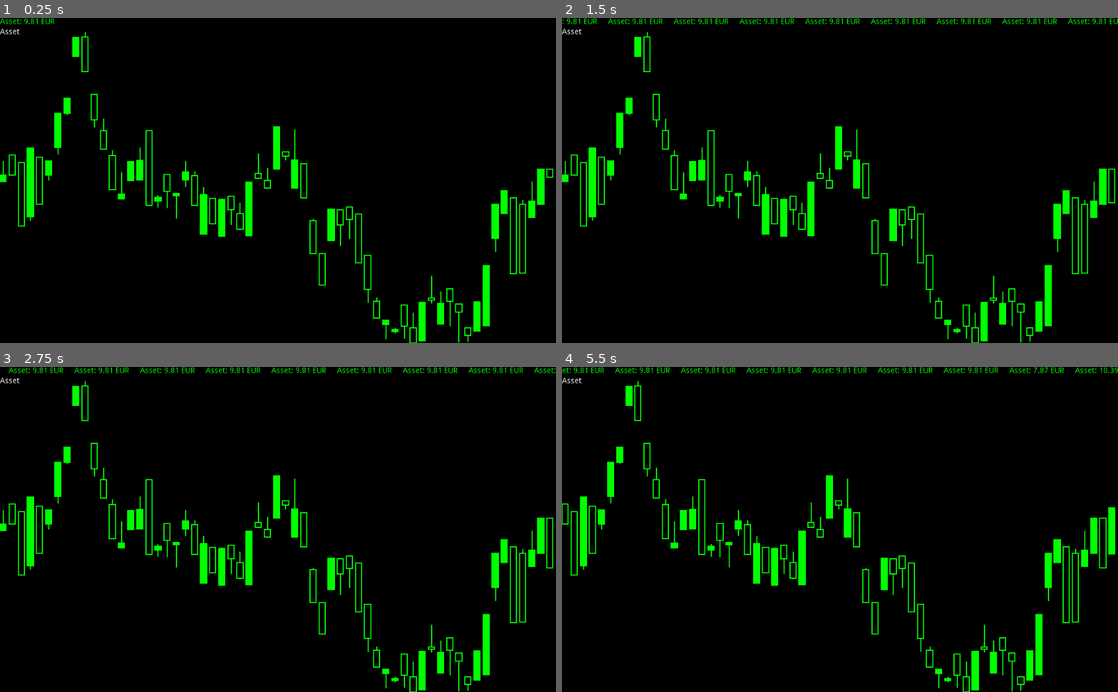
Above: before the commit, frames 1-4 (two rows, left to right).
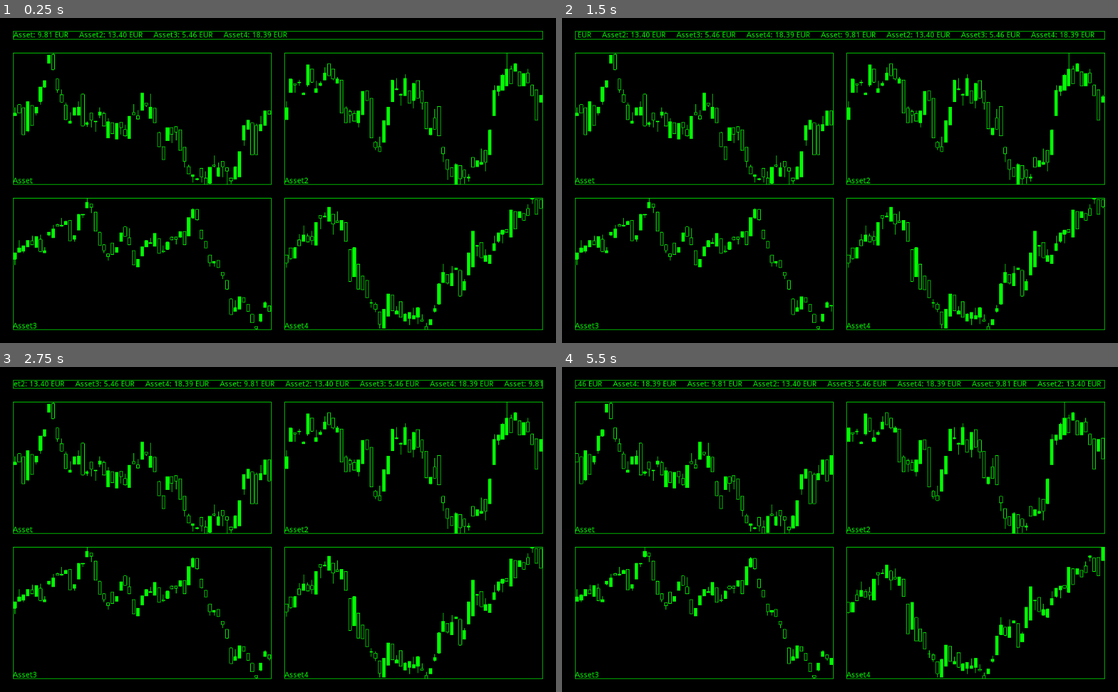
Above: after the commit, the same moments.

Repository: leopnt/hold-my-trade
Game: Godot game, scene res://scenes/Main.tscn
Two runs of this game, one before a commit and one after it. Both use one fixed random seed, a clock stepped at 60 frames per second and the inputs below.
Inputs:
- Up to frame 1 (0.25 s): no input
- Up to frame 2 (1.5 s): no input
- Up to frame 3 (2.75 s): no input
- Up to frame 4 (5.5 s): no input

The runs differ from the first frame. In frame 1, 13% of the frame differs, in the area x 0-100%, y 0-100%; in frame 2, 14%; in frame 3, 14%; in frame 4, 14%.

Commit message:
styling

Diff:
--- a/scenes/Asset.tscn
+++ b/scenes/Asset.tscn
@@ -1,10 +1,19 @@
-[gd_scene load_steps=2 format=2]
+[gd_scene load_steps=3 format=2]
 
 [ext_resource path="res://src/asset.gd" type="Script" id=1]
 
-[node name="Asset" type="Control"]
+[sub_resource type="StyleBoxFlat" id=1]
+bg_color = Color( 0, 0, 0, 0 )
+border_width_left = 1
+border_width_top = 1
+border_width_right = 1
+border_width_bottom = 1
+border_color = Color( 0, 1, 0, 1 )
+
+[node name="Asset" type="Panel"]
 anchor_right = 1.0
 anchor_bottom = 1.0
 size_flags_horizontal = 3
 size_flags_vertical = 3
+custom_styles/panel = SubResource( 1 )
 script = ExtResource( 1 )
--- a/scenes/Main.tscn
+++ b/scenes/Main.tscn
@@ -1,8 +1,16 @@
-[gd_scene load_steps=4 format=2]
+[gd_scene load_steps=5 format=2]
 
 [ext_resource path="res://scenes/DebugUI.tscn" type="PackedScene" id=1]
 [ext_resource path="res://src/main.gd" type="Script" id=2]
 [ext_resource path="res://scenes/Asset.tscn" type="PackedScene" id=3]
+
+[sub_resource type="StyleBoxFlat" id=1]
+bg_color = Color( 0.6, 0.6, 0.6, 0 )
+border_width_left = 1
+border_width_top = 1
+border_width_right = 1
+border_width_bottom = 1
+border_color = Color( 0, 1, 0, 1 )
 
 [node name="Main" type="Node2D"]
 script = ExtResource( 2 )
@@ -18,23 +26,54 @@
 [node name="VSplitContainer" type="VSplitContainer" parent="CanvasLayer"]
 anchor_right = 1.0
 anchor_bottom = 1.0
+margin_left = 24.0
+margin_top = 24.0
+margin_right = -24.0
+margin_bottom = -24.0
+custom_constants/separation = 24
 
 [node name="Label" type="Label" parent="CanvasLayer/VSplitContainer"]
-margin_right = 1024.0
-margin_bottom = 14.0
+margin_right = 976.0
+margin_bottom = 16.0
 custom_colors/font_color = Color( 0, 1, 0, 1 )
+custom_styles/normal = SubResource( 1 )
 clip_text = true
 
 [node name="GridContainer" type="GridContainer" parent="CanvasLayer/VSplitContainer"]
-margin_top = 26.0
-margin_right = 1024.0
-margin_bottom = 600.0
+margin_top = 40.0
+margin_right = 976.0
+margin_bottom = 552.0
+custom_constants/vseparation = 24
+custom_constants/hseparation = 24
+columns = 2
 
 [node name="Asset" parent="CanvasLayer/VSplitContainer/GridContainer" instance=ExtResource( 3 )]
 anchor_right = 0.0
 anchor_bottom = 0.0
-margin_right = 1024.0
-margin_bottom = 574.0
+margin_right = 476.0
+margin_bottom = 244.0
+
+[node name="Asset2" parent="CanvasLayer/VSplitContainer/GridContainer" instance=ExtResource( 3 )]
+anchor_right = 0.0
+anchor_bottom = 0.0
+margin_left = 500.0
+margin_right = 976.0
+margin_bottom = 244.0
+
+[node name="Asset3" parent="CanvasLayer/VSplitContainer/GridContainer" instance=ExtResource( 3 )]
+anchor_right = 0.0
+anchor_bottom = 0.0
+margin_top = 268.0
+margin_right = 476.0
+margin_bottom = 512.0
+
+[node name="Asset4" parent="CanvasLayer/VSplitContainer/GridContainer" instance=ExtResource( 3 )]
+anchor_right = 0.0
+anchor_bottom = 0.0
+margin_left = 500.0
+margin_top = 268.0
+margin_right = 976.0
+margin_bottom = 512.0
 
 [node name="PriceTicker" type="Timer" parent="."]
 autostart = true
--- a/src/asset.gd
+++ b/src/asset.gd
@@ -27,15 +27,15 @@
 func _draw():
     var candle_list = _get_candle_list()
 
-    var label = Label.new()
-    var font = label.get_font("")
-    draw_string(font, Vector2(0, 4), name, Color(1, 1, 1))
-    label.free()
-
     for i in range(0, candle_list.size()):
         var candle = candle_list[i]
         _draw_candle(i, candle,
             (_price_history + _price_stack).min(), (_price_history + _price_stack).max())
+
+    var label = Label.new()
+    var font = label.get_font("")
+    draw_string(font, Vector2(0, rect_size.y - 3), name, Color.green)
+    label.free()
 
 func _get_candle_list():
     var candle_list = []
@@ -52,14 +52,14 @@
     var gap_ratio = 1.5
     var candle_width = rect_size.x / gap_ratio / ((time_window /float(_stack_size)) + 1)
 
-    var little_candle_width = 2.0
-    var x = idx * candle_width * gap_ratio
+    var little_candle_width = 1.0
+    var x = idx * candle_width * gap_ratio + 1
 
     var open_price = candle[0]
     var close_price = candle[-1]
 
-    var mapped_open_price = _map(open_price, min_hist, max_hist, rect_size.y, 0)
-    var mapped_close_price = _map(close_price, min_hist, max_hist, rect_size.y, 0)
+    var mapped_open_price = _map(open_price, min_hist, max_hist, rect_size.y - 1, 0)
+    var mapped_close_price = _map(close_price, min_hist, max_hist, rect_size.y - 1, 0)
     var height = mapped_close_price - mapped_open_price
 
     var color = Color.green
@@ -69,8 +69,8 @@
     var min_price = candle.min()
     var max_price = candle.max()
 
-    var mapped_min_price = _map(min_price, min_hist, max_hist, rect_size.y, 0)
-    var mapped_max_price = _map(max_price, min_hist, max_hist, rect_size.y, 0)
+    var mapped_min_price = _map(min_price, min_hist, max_hist, rect_size.y - 1, 0)
+    var mapped_max_price = _map(max_price, min_hist, max_hist, rect_size.y - 1, 0)
 
     var min_max_height = mapped_max_price - mapped_min_price
 
@@ -82,7 +82,7 @@
 
     # big candle
     draw_rect(Rect2(x, mapped_open_price, candle_width, height), color, true)
-    draw_rect(Rect2(x, mapped_open_price, candle_width, height), Color.green, false, 2.0)
+    draw_rect(Rect2(x, mapped_open_price, candle_width, height), Color.green, false, 1.0)
 
 func get_price_force() -> float:
     # apply high force to keep price above 2 and apply
